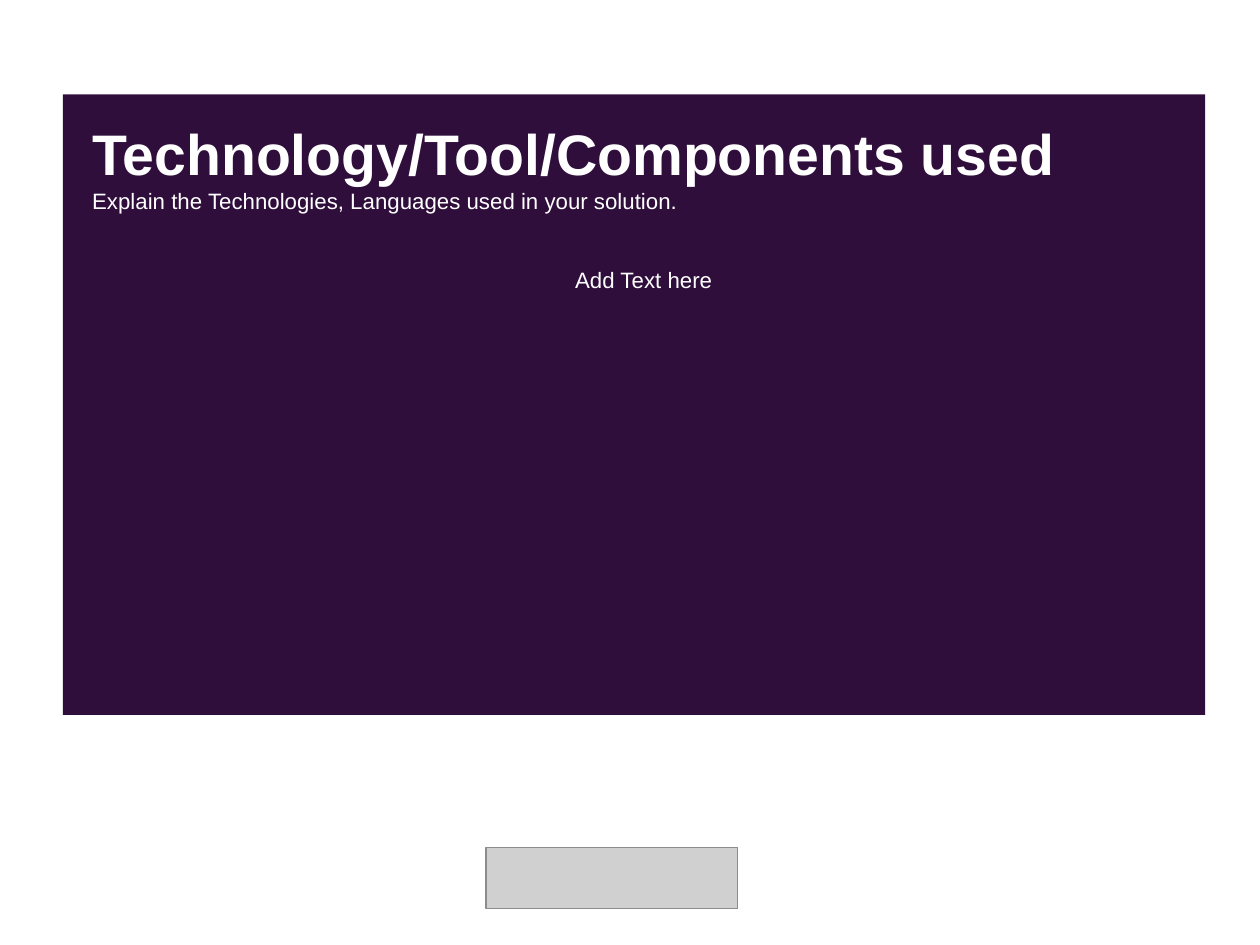
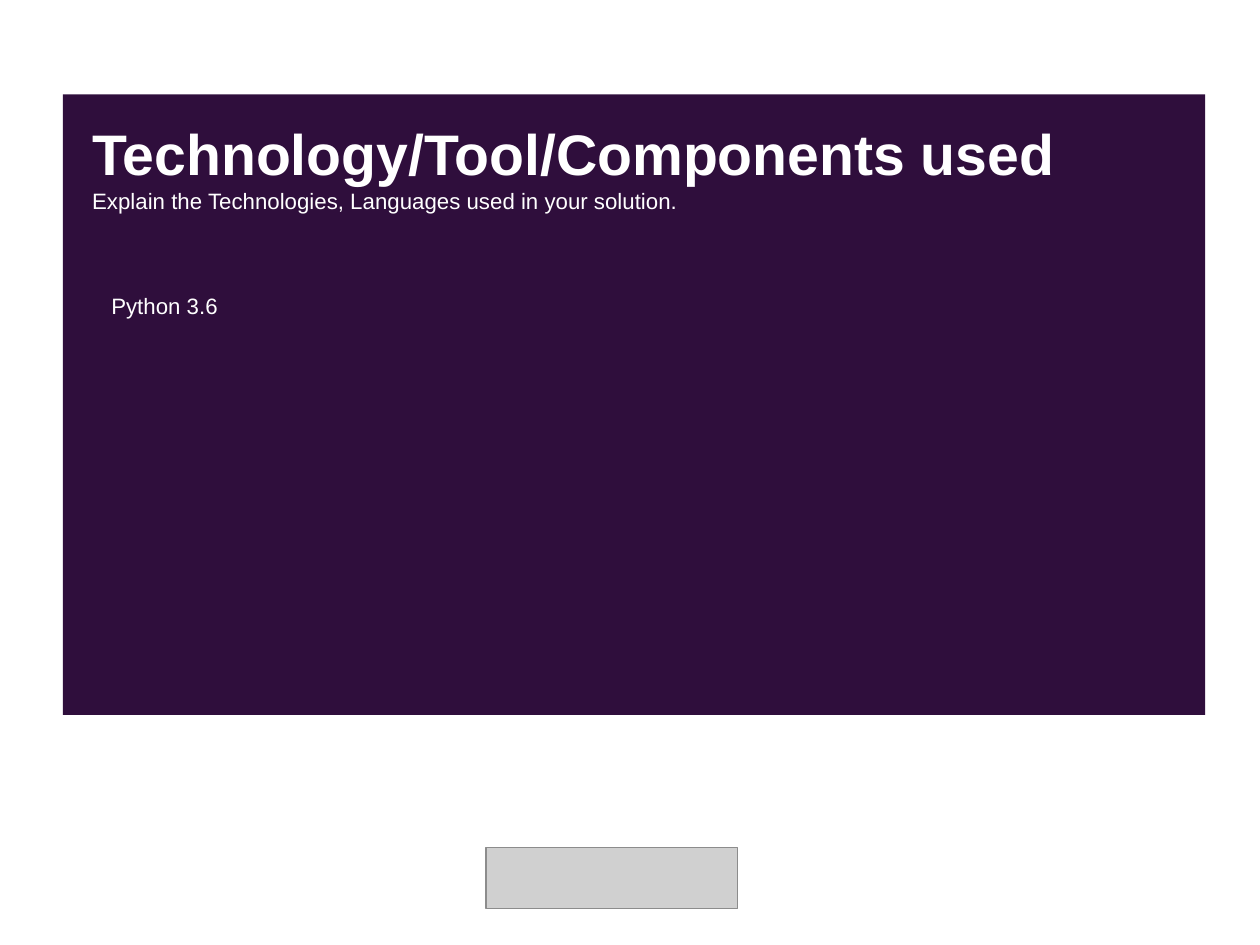
Before and after one commit to arkahome/im-ml, a slide deck: slide 5 of SolutionPresentation.pptx. Drawn at 1260x945 pixels with LibreOffice and Linux fonts; fonts in the diff are those of the drawing; grey boxes stand for pictures. Boxes give left, top, right and bottom in pixels: in the first picture for what was removed or moved away, otherwise in the second. Text is boxed around its words. In the diff, an @@ line names an element or a change of style, - is before the commit and + after.

```diff
--- a/SolutionPresentation.pptx
+++ b/SolutionPresentation.pptx
@@ text at (x1=111, y1=298, x2=218, y2=319): text changed @@
-Add Text here
+Python 3.6
```
Also in this commit, not shown: 11 other slides changed, 1 slide added, 1 slide removed.
